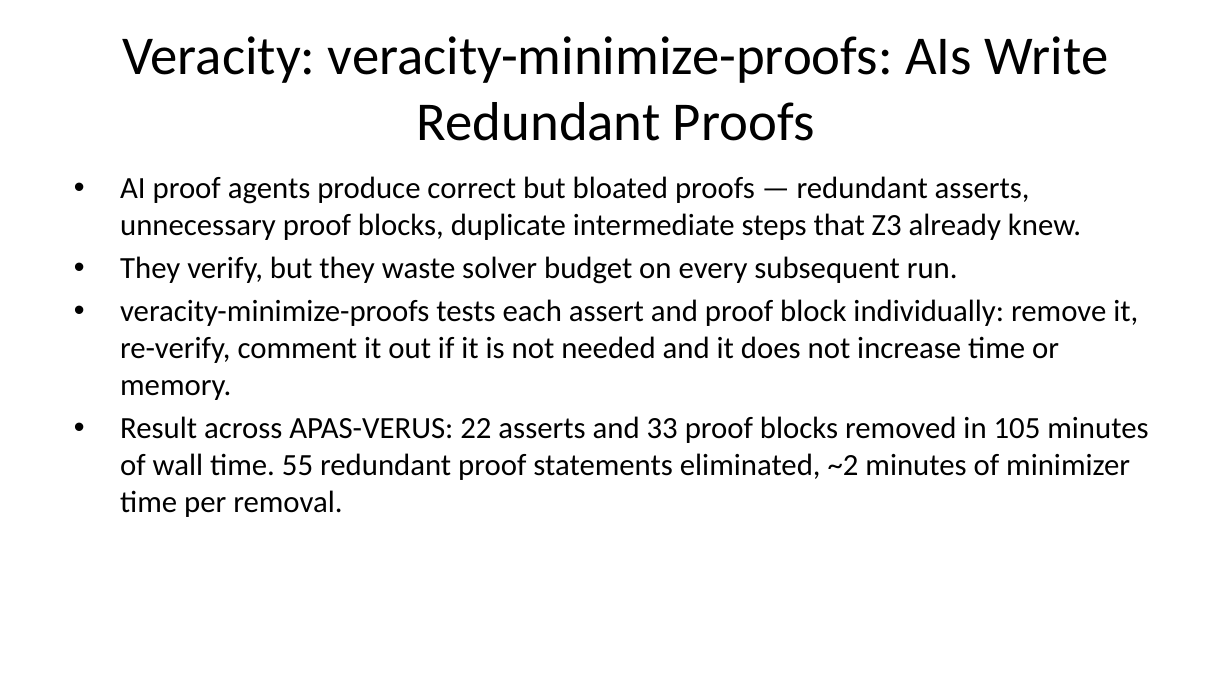
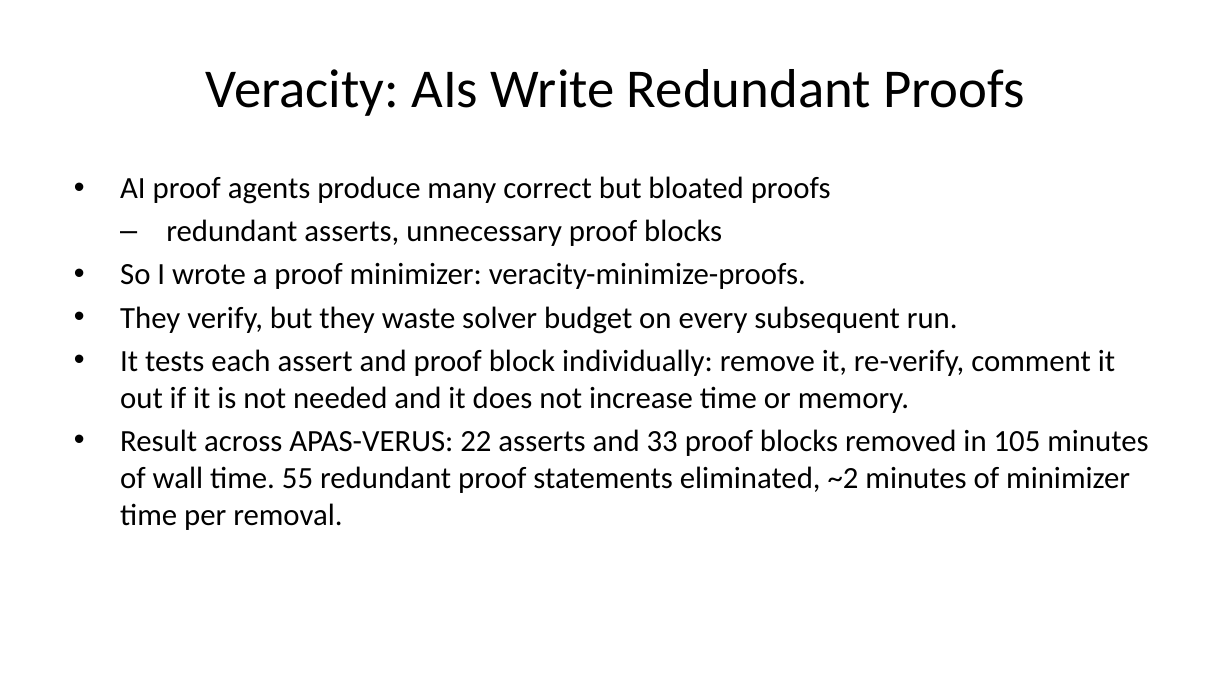
Before and after one commit to briangmilnes/APAS-VERUS, a slide deck: slide 44 of lectures/slidesMSR.pptx. Drawn at 1232x693 pixels with LibreOffice and Linux fonts; fonts in the diff are those of the drawing. Boxes give left, top, right and bottom in pixels: in the first picture for what was removed or moved away, otherwise in the second. Text is boxed around its words. In the diff, an @@ line names an element or a change of style, - is before the commit and + after.

```diff
--- a/lectures/slidesMSR.pptx
+++ b/lectures/slidesMSR.pptx
@@ title at (x1=206, y1=69, x2=1025, y2=116): text changed @@
-Veracity: veracity-minimize-proofs: AIs Write Redundant Proofs
+Veracity: AIs Write Redundant Proofs
@@ text at (x1=120, y1=176, x2=831, y2=289): text changed @@
-• AI proof agents produce correct but bloated proofs — redundant asserts, unnecessary proof blocks, duplicate intermediate steps that Z3 already knew.
+• AI proof agents produce many correct but bloated proofs
+  – redundant asserts, unnecessary proof blocks
+• So I wrote a proof minimizer: veracity-minimize-proofs.
@@ text at (x1=120, y1=349, x2=1115, y2=413): text changed @@
-• veracity-minimize-proofs tests each assert and proof block individually: remove it, re-verify, comment it out if it is not needed and it does not increase time or memory.
+• It tests each assert and proof block individually: remove it, re-verify, comment it out if it is not needed and it does not increase time or memory.
```
Also in this commit, not shown: 11 other slides changed, 1 other file.
